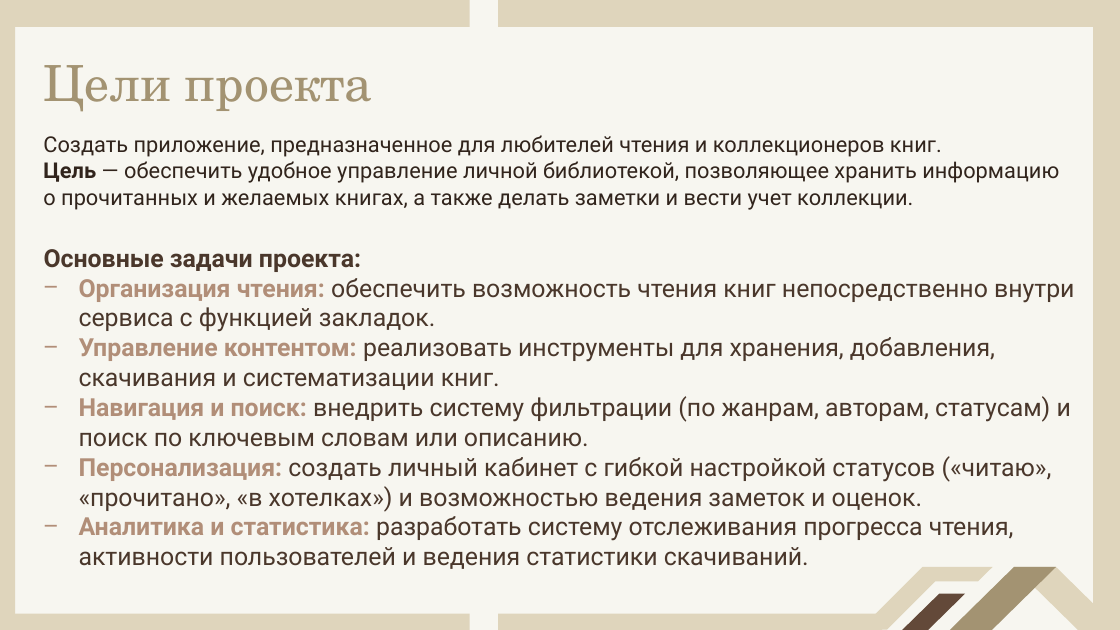
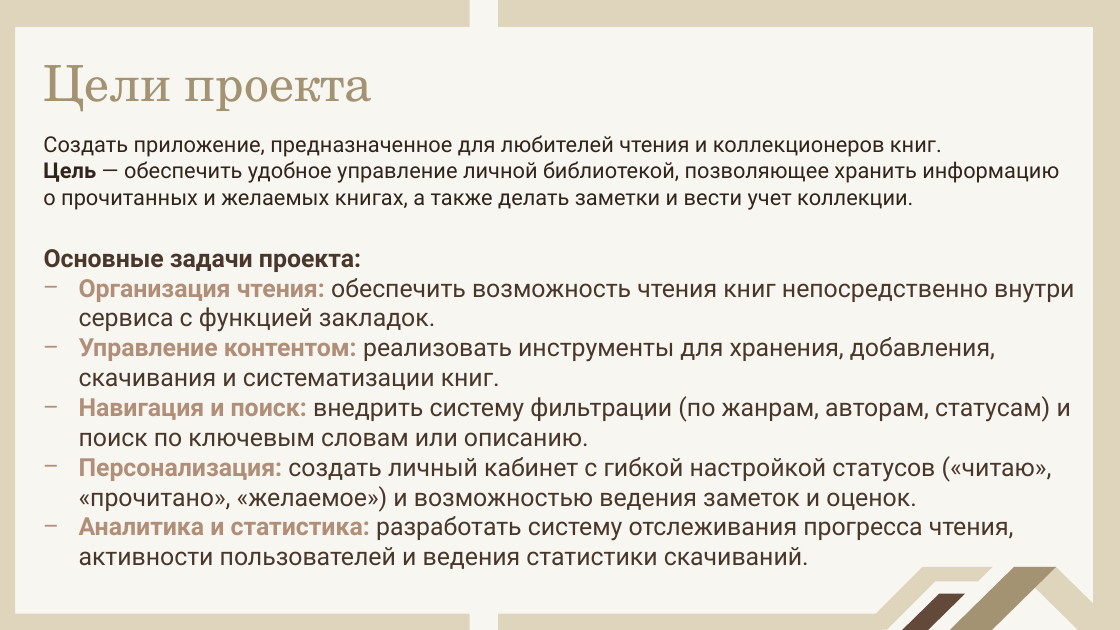
Before and after one commit to Hrustios/E-Book, a slide deck: slide 2 of Report/E-Book.pptx. Drawn at 1120x630 pixels with LibreOffice and Linux fonts; fonts in the diff are those of the drawing. Boxes give left, top, right and bottom in pixels: in the first picture for what was removed or moved away, otherwise in the second. Text is boxed around its words. In the diff, an @@ line names an element or a change of style, - is before the commit and + after.

```diff
--- a/Report/E-Book.pptx
+++ b/Report/E-Book.pptx
@@ subtitle at bbox=[79, 456, 1052, 512]: text changed @@
-− Персонализация: создать личный кабинет с гибкой настройкой статусов («читаю», «прочитано», «в хотелках») и возможностью ведения заметок и оценок.
+− Персонализация: создать личный кабинет с гибкой настройкой статусов («читаю», «прочитано», «желаемое») и возможностью ведения заметок и оценок.
```
Also in this commit, not shown: 1 other file.
